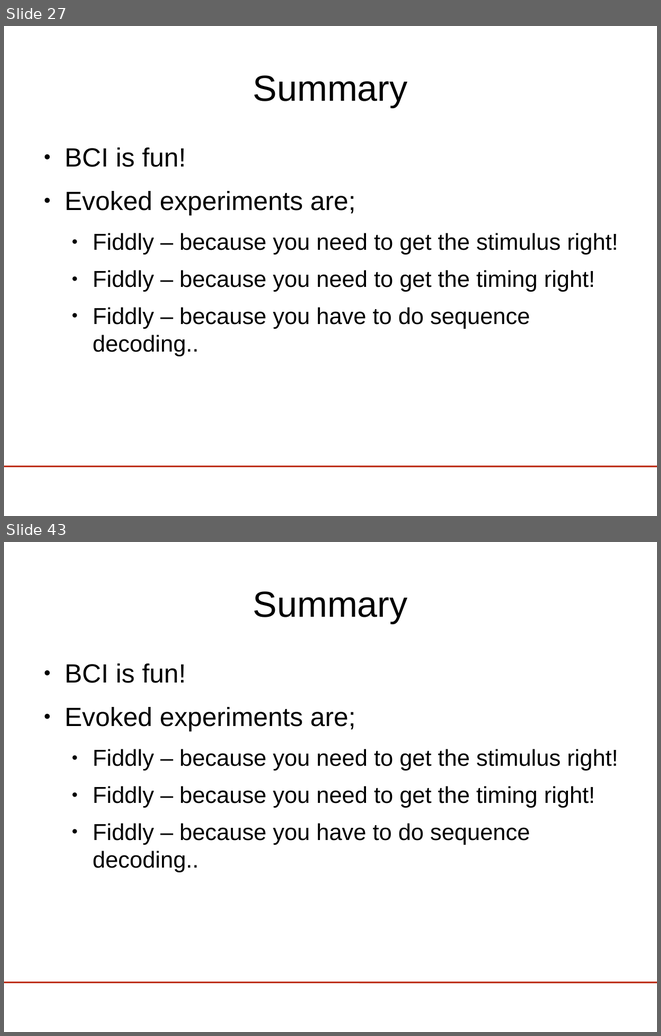
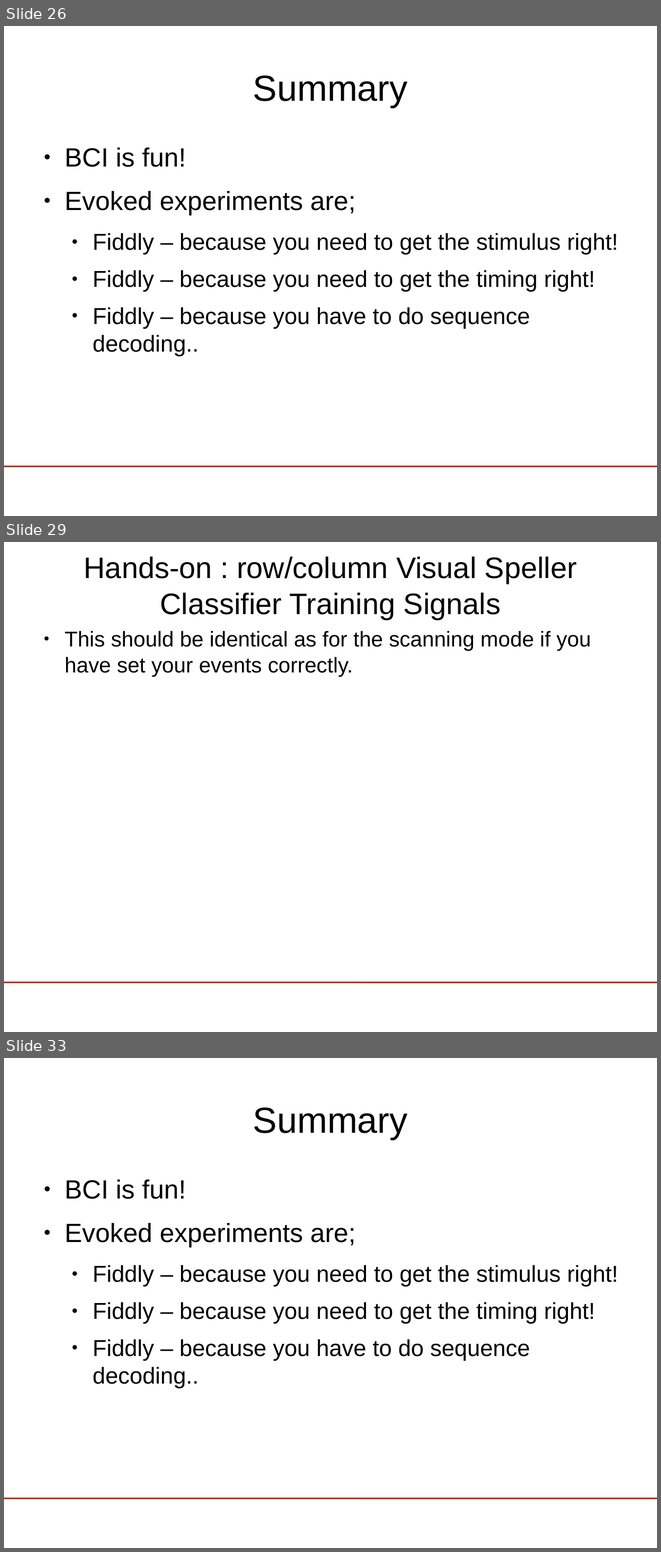
Before and after one commit to riccardosamperna/buffer_bci, a slide deck: tutorial/lect5-visspell/visualSpeller.odp. Shown one above the other, each under a label of ours: slides 27 and 43 before the commit, slides 26, 29 and 33 after it; the slides between them are not shown. The pictures are 661x1036 and 661x1552 pixels, drawn with LibreOffice and Linux fonts; fonts in the diff are those of the drawing; background and template pictures are left out. Boxes give left, top, right and bottom in pixels: in the first picture for what was removed or moved away, otherwise in the second. Text is boxed around its words. In the diff, an @@ line names an element or a change of style, - is before the commit and + after.

```diff
--- a/tutorial/lect5-visspell/visualSpeller.odp
+++ b/tutorial/lect5-visspell/visualSpeller.odp
@@ slide 29 added at [4,542,657,1032], background #FFFFFF; not listed: 1 template element that a slide beside it also shows @@
@@ title added at [84,556,577,619], 36 pt, text #000000 @@
+Hands-on : row/column Visual Speller Classifier Training Signals
@@ text added at [64,631,591,677], 26 pt, text #000000 @@
+● This should be identical as for the scanning mode if you have set your events correctly.
@@ what was slide 27 is now slide 26 @@
@@ what was slide 43 is now slide 33 @@
```
Also in this commit, not shown: 1 slide changed, 5 other slides added, 16 slides removed, 3 other files.
